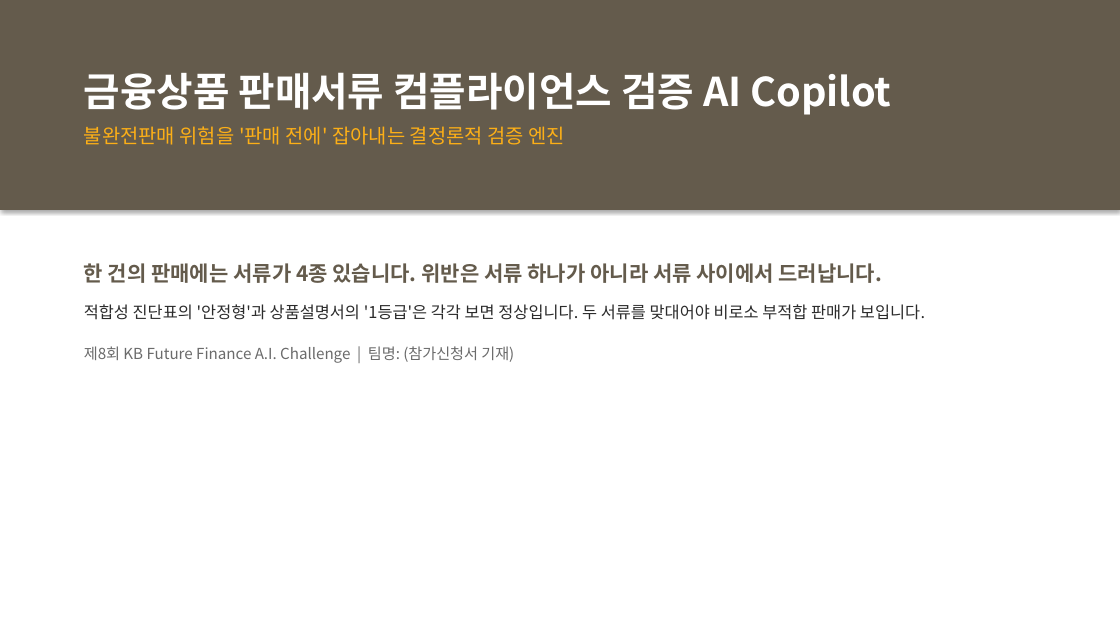
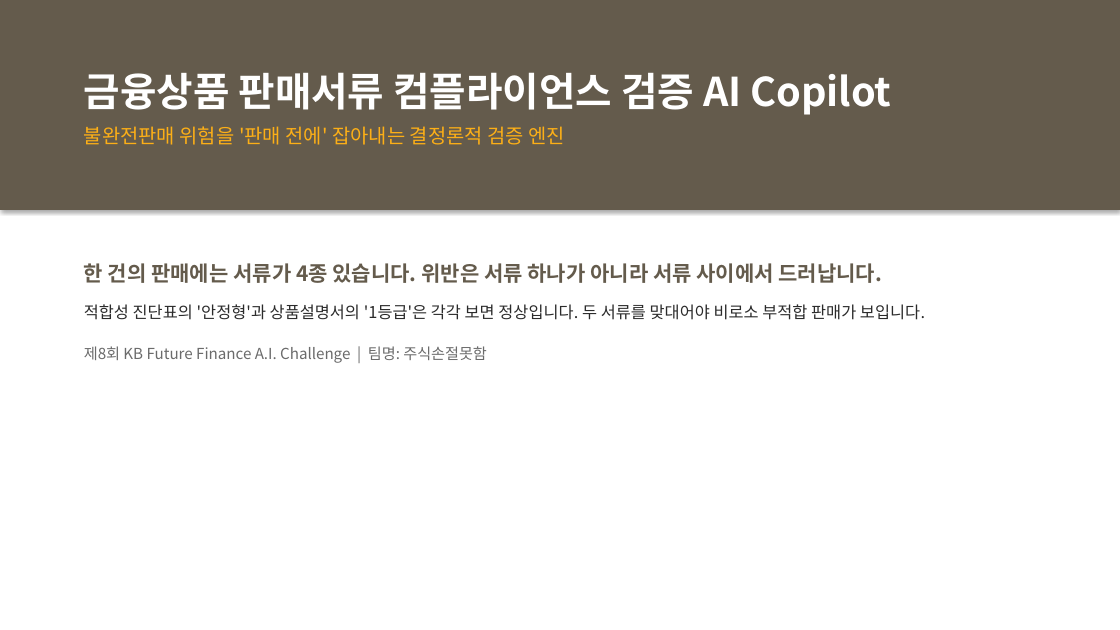
Before and after one commit to M0282/26KBAI_LW, a slide deck: slide 1 of docs/기술설명서_초안.pptx. Drawn at 1120x630 pixels with LibreOffice and Linux fonts; fonts in the diff are those of the drawing. Boxes give left, top, right and bottom in pixels: in the first picture for what was removed or moved away, otherwise in the second. Text is boxed around its words. In the diff, an @@ line names an element or a change of style, - is before the commit and + after.

```diff
--- a/docs/기술설명서_초안.pptx
+++ b/docs/기술설명서_초안.pptx
@@ text at <box>84,346,487,363</box>: text changed @@
-제8회 KB Future Finance A.I. Challenge | 팀명: (참가신청서 기재)
+제8회 KB Future Finance A.I. Challenge | 팀명: 주식손절못함
```
Also in this commit, not shown: 1 other file.
